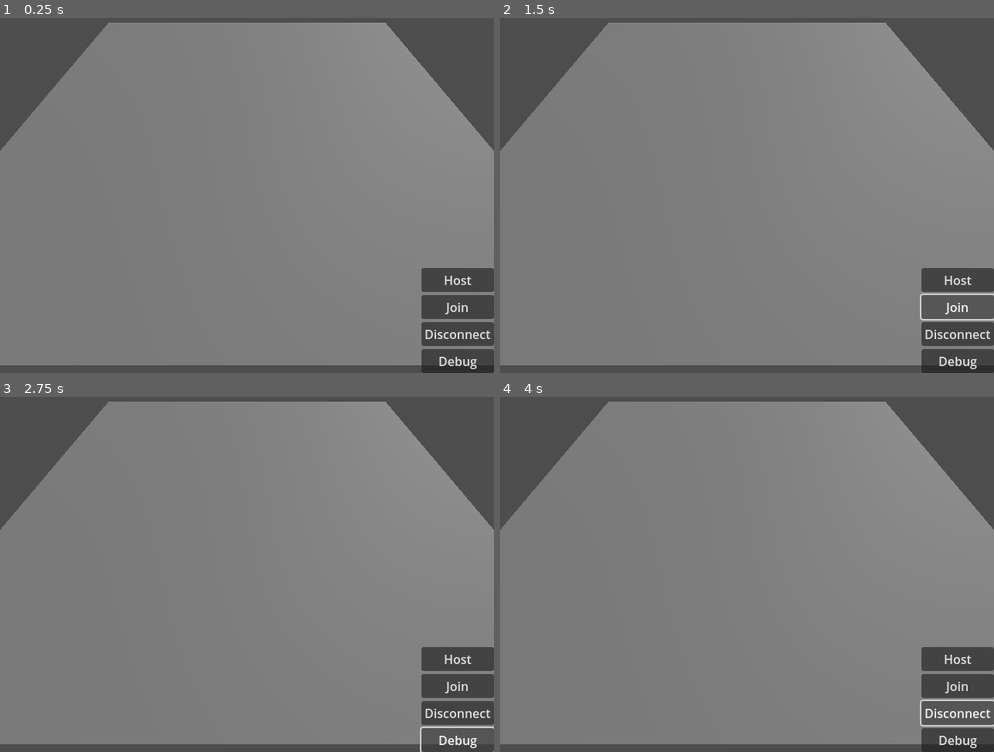
Above: before the commit, frames 1-4 (two rows, left to right).
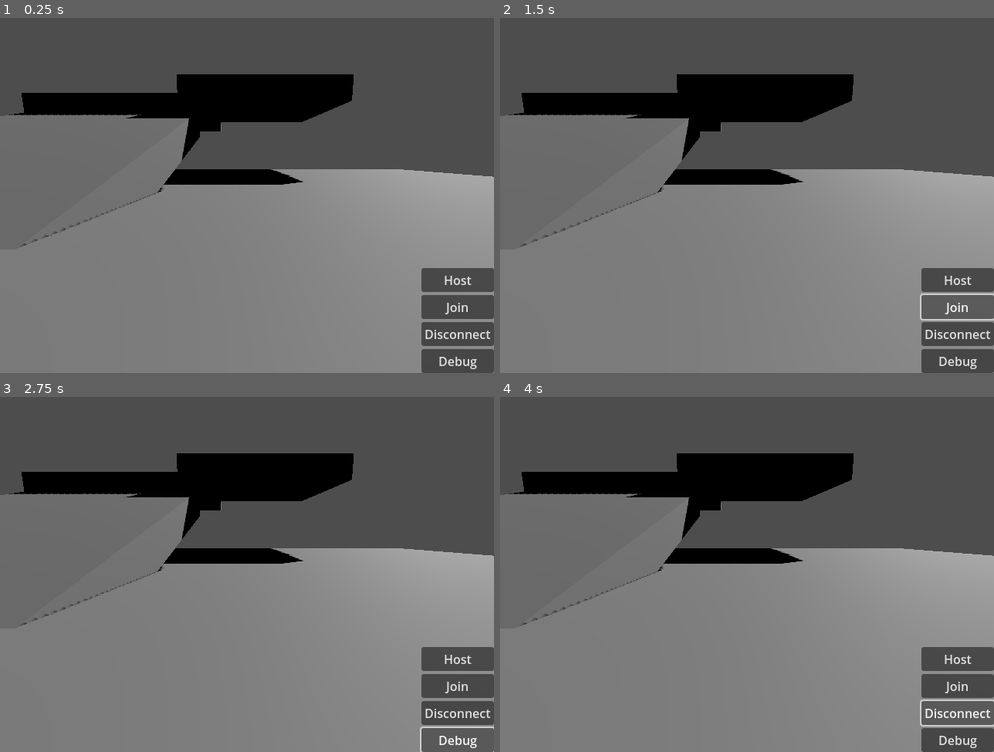
Above: after the commit, the same moments.

Repository: blondeman/congenial-soul
Game: Godot game, scene res://scenes/scene_manager.tscn
The game is run twice, just before and just after one commit, with the same random seed, the same clock (stepped at 60 frames per second) and the same inputs.
Inputs:
- Up to frame 1 (0.25 s): no input
- Up to frame 2 (1.5 s): click "Host" at 0.5 s; click "Join" at 1.25 s
- Up to frame 3 (2.75 s): click "Debug" at 2 s
- Up to frame 4 (4 s): click "Disconnect" at 2.75 s; hold D (right) from 3.53 s (still down)

The runs differ from the first frame. In frame 1, 33% of the frame differs, in the area x 0-100%, y 1-100%; in frame 2, 33%; in frame 3, 33%; in frame 4, 33%.
Error in both runs: Invalid access to property or key 'players' on a base object of type 'Node (PlayerManager.gd)'. (res://scripts/Lobby.gd:39)

Commit message:
player graphics

Diff:
--- /dev/null
+++ b/congenial-soul/Mote.gdshader
@@ -0,0 +1,105 @@
+shader_type spatial;
+render_mode blend_mix;
+
+uniform vec4 base_color : source_color = vec4(0.5, 0.0, 0.0, 1.0);
+
+uniform float noise_displacement : hint_range(0.1, 1, 0.01) = 0.3;
+uniform float noise_scale : hint_range(1, 20, 0.1) = 7.0;
+uniform float noise_time_scale : hint_range(0.1, 10, 0.1) = 1.0;
+
+uniform float alpha_distance_min : hint_range(0.5, 1.5, 0.01) = 1.08;
+uniform float alpha_distance_max : hint_range(1.0, 2.0, 0.01) = 1.6;
+
+uniform float emission_intensity : hint_range(0.0, 15.0, 0.1) = 2.0;
+uniform float highlight_intensity : hint_range(0.1, 10.0, 0.1) = 3.0;
+
+uniform float rim_strength : hint_range(0.0, 2.0) = 1.0;
+uniform float rim_power   : hint_range(0.1, 8.0) = 2.0;
+uniform float min_alpha   : hint_range(0.0, 1.0) = 0.0;
+
+varying vec3 normal_norm;
+varying vec3 vertex_local;
+varying float vertex_d;
+
+// Generic 3-in-1-out noise function from https://gist.github.com/patriciogonzalezvivo/670c22f3966e662d2f83
+vec4 mod289(vec4 x) {
+	return x - floor(x * (1.0 / 289.0)) * 289.0;
+}
+
+vec4 perm(vec4 x) {
+	return mod289(((x * 34.0) + 1.0) * x);
+}
+
+float noise(vec3 p) {
+	vec3 a = floor(p);
+	vec3 d = p - a;
+	d = d * d * (3.0 - 2.0 * d);
+
+	vec4 b = a.xxyy + vec4(0.0, 1.0, 0.0, 1.0);
+	vec4 k1 = perm(b.xyxy);
+	vec4 k2 = perm(k1.xyxy + b.zzww);
+
+	vec4 c = k2 + a.zzzz;
+	vec4 k3 = perm(c);
+	vec4 k4 = perm(c + 1.0);
+
+	vec4 o1 = fract(k3 * (1.0 / 41.0));
+	vec4 o2 = fract(k4 * (1.0 / 41.0));
+
+	vec4 o3 = o2 * d.z + o1 * (1.0 - d.z);
+	vec2 o4 = o3.yw * d.x + o3.xz * (1.0 - d.x);
+
+	return o4.y * d.y + o4.x * (1.0 - d.y);
+}
+
+// Simple function used for generating "waves" for modulating the vertex displacement over time
+// Creates different waves for x, y and z (w1, w2 and w3) + one constant rotation around one axis
+vec3 wave(float time) {
+	float w1 = 0.134 * cos(2.874 * time) + 0.536 * sin(3.574 * time);
+	float w2 = 0.446 * sin(2.567 * time) + 0.357 * cos(3.367 * time) + 5.746 * time;
+	float w3 = 0.364 * cos(2.745 * time) + 0.256 * sin(3.645 * time);
+	return vec3(w1, w2, w3);
+}
+
+void vertex() {
+	// Getting the normalized normal vector (pointing out of the sphere) in order to displace the vertices along the axis of the normal
+	normal_norm = normalize(NORMAL);
+	VERTEX += noise_displacement * noise(VERTEX * noise_scale + wave(noise_time_scale * TIME)) * normal_norm;
+
+	// Computing distance from new vertex location to center, will be used in fragment shader
+		vec3 world_pos = (MODEL_MATRIX * vec4(VERTEX, 1.0)).xyz;
+
+	// transform normal as a direction (w = 0.0) and normalize
+	// NOTE: this is robust for most models; if you use non-uniform scale,
+	// we can replace with the inverse-transpose approach.
+	vec3 world_norm = normalize((MODEL_MATRIX * vec4(NORMAL, 0.0)).xyz);
+
+	// main camera world position
+	vec3 cam_world_pos = (MAIN_CAM_INV_VIEW_MATRIX * vec4(0.0, 0.0, 0.0, 1.0)).xyz;
+
+	vec3 view_dir = normalize(cam_world_pos - world_pos);
+
+	// ndotv: 1 when facing camera, 0 at grazing
+	float ndotv = clamp(dot(world_norm, view_dir), 0.0, 1.0);
+	float rim = clamp(pow(1.0 - ndotv, rim_power) * rim_strength, 0.0, 1.0);
+
+	vertex_d = mix(alpha_distance_max, min_alpha, rim);
+}
+
+void fragment() {
+	// Animating transparency (alpha) based on distance from sphere center using periodic variations in the treshold
+	//float alpha_distance_min_varying = alpha_distance_min + 0.05 * alpha_distance_min * cos(2.32 * alpha_time_scale * TIME) + 0.05 * alpha_distance_min * cos(5.17 * alpha_time_scale * TIME) + 0.04 * alpha_distance_min * sin(7.32 * alpha_time_scale * TIME);
+	ALPHA = smoothstep(alpha_distance_min, alpha_distance_max, vertex_d);
+
+	// Setting the base colors of the orb, blending shadow and highlight color by using smoothstep and vertex distance from center
+	ALBEDO = base_color.rgb;
+
+	// Animating (modulating) the base color using small periodic variations in red, green and blue channels
+	//ALBEDO += vec3(0.01 * sin(5.346 * color_modulate_frequency * TIME), 0.01 * cos(7.346 * color_modulate_frequency * TIME), 0.01 * sin(3.346 * color_modulate_frequency * TIME));
+
+	// Adjusting highlight intensity based on vertex distance from center. Larger values for highlight_intensity will darken areas with vertex_d < 1 and brighten areas with vertex_d > 1
+	ALBEDO *= pow(vertex_d, highlight_intensity);
+
+	// Making the material emissive by multiplying the albedo by an intensity factor
+	EMISSION = emission_intensity * ALBEDO;
+}
--- a/congenial-soul/scenes/game.tscn
+++ b/congenial-soul/scenes/game.tscn
@@ -1,10 +1,18 @@
-[gd_scene load_steps=3 format=3 uid="uid://eq1pgsn2bp3k"]
+[gd_scene load_steps=5 format=3 uid="uid://eq1pgsn2bp3k"]
 
-[sub_resource type="BoxShape3D" id="BoxShape3D_8cj0n"]
+[sub_resource type="BoxShape3D" id="BoxShape3D_uwrxv"]
 size = Vector3(20, 1, 20)
 
 [sub_resource type="BoxMesh" id="BoxMesh_uwrxv"]
+resource_local_to_scene = true
 size = Vector3(20, 1, 20)
+
+[sub_resource type="BoxShape3D" id="BoxShape3D_8cj0n"]
+size = Vector3(7, 1, 9)
+
+[sub_resource type="BoxMesh" id="BoxMesh_8cj0n"]
+resource_local_to_scene = true
+size = Vector3(7, 1, 9)
 
 [node name="game_world" type="Node3D"]
 
@@ -12,11 +20,44 @@
 
 [node name="CollisionShape3D" type="CollisionShape3D" parent="floor"]
 transform = Transform3D(1, 0, 0, 0, 1, 0, 0, 0, 1, 0, -0.5, 0)
-shape = SubResource("BoxShape3D_8cj0n")
+shape = SubResource("BoxShape3D_uwrxv")
 
 [node name="MeshInstance3D" type="MeshInstance3D" parent="floor"]
 transform = Transform3D(1, 0, 0, 0, 1, 0, 0, 0, 1, 0, -0.5, 0)
 mesh = SubResource("BoxMesh_uwrxv")
+
+[node name="floor2" type="StaticBody3D" parent="."]
+transform = Transform3D(1, 0, 0, 0, 0.9524915, 0.30456507, 0, -0.30456507, 0.9524915, 5.4832106, 1.2383995, 0)
+
+[node name="CollisionShape3D" type="CollisionShape3D" parent="floor2"]
+transform = Transform3D(1, 0, 0, 0, 1, 0, 0, 0, 1, 0, -0.5, 0)
+shape = SubResource("BoxShape3D_8cj0n")
+
+[node name="MeshInstance3D" type="MeshInstance3D" parent="floor2"]
+transform = Transform3D(1, 0, 0, 0, 1, 2.6013366e-08, 0, -2.6013366e-08, 1, 0, -0.5, 0)
+mesh = SubResource("BoxMesh_8cj0n")
+
+[node name="floor3" type="StaticBody3D" parent="."]
+transform = Transform3D(1, 0, 0, 0, 0.9988634, 0.04766433, 0, -0.04766433, 0.9988634, 5.4832106, 3.5301297, 8.649468)
+
+[node name="CollisionShape3D" type="CollisionShape3D" parent="floor3"]
+transform = Transform3D(1, 0, 0, 0, 1, 0, 0, 0, 1, 0, -0.5, 0)
+shape = SubResource("BoxShape3D_8cj0n")
+
+[node name="MeshInstance3D" type="MeshInstance3D" parent="floor3"]
+transform = Transform3D(1, 0, 0, 0, 1, 2.6013366e-08, 0, -2.6013366e-08, 1, 0, -0.5, 0)
+mesh = SubResource("BoxMesh_8cj0n")
+
+[node name="floor4" type="StaticBody3D" parent="."]
+transform = Transform3D(1, 0, 0, 0, 0.9988634, 0.04766433, 0, -0.04766433, 0.9988634, -0.71627474, 4.247388, 8.649468)
+
+[node name="CollisionShape3D" type="CollisionShape3D" parent="floor4"]
+transform = Transform3D(1, 0, 0, 0, 1, 0, 0, 0, 1, 0, -0.5, 0)
+shape = SubResource("BoxShape3D_8cj0n")
+
+[node name="MeshInstance3D" type="MeshInstance3D" parent="floor4"]
+transform = Transform3D(1, 0, 0, 0, 1, 2.6013366e-08, 0, -2.6013366e-08, 1, 0, -0.5, 0)
+mesh = SubResource("BoxMesh_8cj0n")
 
 [node name="DirectionalLight3D" type="DirectionalLight3D" parent="."]
 transform = Transform3D(0.6967646, 0.4748846, -0.5375907, 0, 0.74946433, 0.6620447, 0.7172999, -0.46128932, 0.5222002, 0, 0, 0)
@@ -27,4 +68,9 @@
 spawn_path = NodePath("..")
 
 [node name="Camera3D" type="Camera3D" parent="."]
-transform = Transform3D(-1, 3.345525e-08, -8.076811e-08, -4.53265e-08, 0.5915911, 0.8062381, 7.47546e-08, 0.8062381, -0.5915911, 0, 7, -10)
+transform = Transform3D(-1, 3.3455258e-08, -8.076812e-08, -2.2871221e-08, 0.7915864, 0.6110574, 8.4377994e-08, 0.6110574, -0.7915864, 0, 6.9962873, -10.914368)
+visible = false
+
+[node name="Camera3D2" type="Camera3D" parent="."]
+transform = Transform3D(-1, 3.3455258e-08, -8.0768096e-08, 2.3072941e-08, 0.99212134, 0.1252813, 8.432306e-08, 0.1252813, -0.99212134, 0, 0.78106165, -5.85463)
+current = true
--- a/congenial-soul/scenes/player.tscn
+++ b/congenial-soul/scenes/player.tscn
@@ -1,13 +1,30 @@
-[gd_scene load_steps=6 format=3 uid="uid://clvjfj3e7twfm"]
+[gd_scene load_steps=7 format=3 uid="uid://clvjfj3e7twfm"]
 
 [ext_resource type="Script" uid="uid://dxnslu6ys7eo2" path="res://scripts/Player.gd" id="1_3vyb7"]
+[ext_resource type="Shader" uid="uid://5v721ljfp5rl" path="res://Mote.gdshader" id="2_g2els"]
 
 [sub_resource type="SphereShape3D" id="SphereShape3D_yqjtg"]
+radius = 0.25
 
 [sub_resource type="SphereMesh" id="SphereMesh_lnu2h"]
+radius = 0.25
+height = 0.5
 
-[sub_resource type="BoxMesh" id="BoxMesh_u8vuu"]
-size = Vector3(0.5, 0.1, 0.3)
+[sub_resource type="ShaderMaterial" id="ShaderMaterial_qhqgy"]
+resource_local_to_scene = true
+render_priority = 0
+shader = ExtResource("2_g2els")
+shader_parameter/base_color = Color(1, 0.5411765, 1, 1)
+shader_parameter/noise_displacement = 0.10000000149012
+shader_parameter/noise_scale = 15.0000002086168
+shader_parameter/noise_time_scale = 0.60000000894072
+shader_parameter/alpha_distance_min = 0.999999988824
+shader_parameter/alpha_distance_max = 1.999999977648
+shader_parameter/emission_intensity = 0.5000000074506
+shader_parameter/highlight_intensity = 1.0000000149012
+shader_parameter/rim_strength = 2.0
+shader_parameter/rim_power = 1.5000000679901202
+shader_parameter/min_alpha = 0.0
 
 [sub_resource type="SceneReplicationConfig" id="SceneReplicationConfig_u8vuu"]
 properties/0/path = NodePath(".:position")
@@ -17,20 +34,27 @@
 properties/1/spawn = true
 properties/1/replication_mode = 1
 
-[node name="player" type="CharacterBody3D"]
+[node name="player" type="CharacterBody3D" node_paths=PackedStringArray("floor_ray", "mesh")]
 axis_lock_angular_x = true
 axis_lock_angular_z = true
 script = ExtResource("1_3vyb7")
+hover_velocity = 2.0
+floor_ray = NodePath("RayCast3D")
+mesh = NodePath("MeshInstance3D")
 
 [node name="CollisionShape3D" type="CollisionShape3D" parent="."]
 shape = SubResource("SphereShape3D_yqjtg")
 
 [node name="MeshInstance3D" type="MeshInstance3D" parent="."]
 mesh = SubResource("SphereMesh_lnu2h")
+surface_material_override/0 = SubResource("ShaderMaterial_qhqgy")
 
 [node name="MeshInstance3D2" type="MeshInstance3D" parent="."]
-transform = Transform3D(1, 0, 0, 0, 1, 0, 0, 0, 1, 0, 0.23052311, 0.3976146)
-mesh = SubResource("BoxMesh_u8vuu")
+visible = false
+mesh = SubResource("SphereMesh_lnu2h")
 
 [node name="MultiplayerSynchronizer" type="MultiplayerSynchronizer" parent="."]
 replication_config = SubResource("SceneReplicationConfig_u8vuu")
+
+[node name="RayCast3D" type="RayCast3D" parent="."]
+target_position = Vector3(0, -1.2, 0)
--- a/congenial-soul/scripts/Player.gd
+++ b/congenial-soul/scripts/Player.gd
@@ -1,17 +1,44 @@
 extends CharacterBody3D
 
-var speed = 200
+@export var speed: float = 200
+@export var hover_velocity: float = 50.0
+
+@export  var floor_ray: RayCast3D
+@export var mesh: MeshInstance3D
 
 func _enter_tree() -> void:
 	set_multiplayer_authority(name.to_int())
 
 
+func _ready() -> void:
+	set_color()
+	PlayerManager.data_changed.connect(set_color)
+
+
 func _process(delta: float) -> void:
-	if !is_on_floor():
-		velocity += get_gravity() * delta
+	if !multiplayer.has_multiplayer_peer():
+		return
+	if !is_multiplayer_authority():
+		return
 
-	velocity.x = Input.get_axis("right", "left") * delta * speed
-	velocity.z = Input.get_axis("down", "up") * delta * speed
+	# Horizontal movement input
+	velocity.x = Input.get_axis("right", "left") * speed * delta
+	velocity.z = Input.get_axis("down", "up") * speed * delta
+
 
 func _physics_process(delta: float) -> void:
+	if floor_ray.is_colliding():
+		var distance = lerp(3.0, -0.2, global_position.y - floor_ray.get_collision_point().y)
+		velocity.y += hover_velocity * distance * delta
+	else:
+		velocity.y += get_gravity().y * delta
+
 	move_and_slide()
+
+
+func set_color():
+	if PlayerManager.get_player_data(name.to_int()).has("color"):
+		var color = PlayerManager.get_player_data(name.to_int())["color"]
+		var material = mesh.get_surface_override_material(0) as ShaderMaterial
+		material.set_shader_parameter("base_color", color)
+		mesh.set_surface_override_material(0, material)
--- a/congenial-soul/scripts/global/NetworkManager.gd
+++ b/congenial-soul/scripts/global/NetworkManager.gd
@@ -9,7 +9,7 @@
 func host(port: int = 7777) -> void:
 	var err := peer.create_server(port, 32)
 	if err != OK:
-		push_error("Failed to start server: %s" % err)
+		#push_error("Failed to start server: %s" % err)
 		return
 
 	multiplayer.multiplayer_peer = peer
@@ -22,7 +22,7 @@
 func join(ip: String, port: int = 7777) -> void:
 	var err := peer.create_client(ip, port)
 	if err != OK:
-		push_error("Failed to connect: %s" % err)
+		#push_error("Failed to connect: %s" % err)
 		return
 
 	multiplayer.multiplayer_peer = peer
--- a/congenial-soul/scripts/global/PlayerManager.gd
+++ b/congenial-soul/scripts/global/PlayerManager.gd
@@ -6,36 +6,28 @@
 signal data_changed()
 
 func _ready():
-	NetworkManager.server_started.connect(_on_peer_connected)
-	multiplayer.peer_connected.connect(_on_peer_connected)
+	if multiplayer.is_server():
+		NetworkManager.server_started.connect(_on_peer_connected)
+		multiplayer.peer_connected.connect(_on_peer_connected)
+		multiplayer.peer_disconnected.connect(delete_player)
+
 	multiplayer.peer_disconnected.connect(_on_peer_disconnected)
-	multiplayer.peer_disconnected.connect(delete_player)
-	multiplayer.server_disconnected.connect(_on_server_disconnected)
+	multiplayer.server_disconnected.connect(clear)
 
 
-func _on_server_disconnected() -> void:
-	clear()
+func _on_peer_disconnected(id: int) -> void:
+	player_data.erase(id)
+	rpc("_client_sync_player_data", player_data)
 
 
 func _on_peer_connected(id: int = 1) -> void:
 	if multiplayer.is_server():
 		var username = "Player_%s" % id
-		var color = Color(randf(), randf(), randf())
+		var color = Color.from_hsv(randf(), 1, 1)
 		player_data[id] = { "username": username, "color": color }
 
-		rpc("client_sync_player_data", player_data)
-	spawn_player(id)
-
-
-func _on_peer_disconnected(id: int) -> void:
-	player_data.erase(id)
-	rpc("client_sync_player_data", player_data)
-
-
-@rpc("any_peer", "call_local")
-func client_sync_player_data(server_players: Dictionary) -> void:
-	player_data = server_players.duplicate(true)
-	data_changed.emit()
+		rpc("_client_sync_player_data", player_data)
+		spawn_player(id)
 
 
 func spawn_player(id: int):
@@ -43,6 +35,7 @@
 		return
 	var player = player_scene.instantiate()
 	player.name = str(id)
+	player.position = Vector3(0, 2, 0)
 	game_root.add_child(player)
 
 
@@ -58,7 +51,15 @@
 		game_root.get_node(str(id)).queue_free()
 
 
-func get_player_data(id: int) -> Dictionary:
+@rpc("any_peer", "call_local")
+func _client_sync_player_data(server_players: Dictionary) -> void:
+	player_data = server_players.duplicate(true)
+	data_changed.emit()
+
+
+func get_player_data(id) -> Dictionary:
+	if typeof(id) == TYPE_STRING:
+		id = id.to_int()
 	if player_data.has(id):
 		return player_data[id]
 	return {}
Not shown, added: congenial-soul/Mote.gdshader.uid
